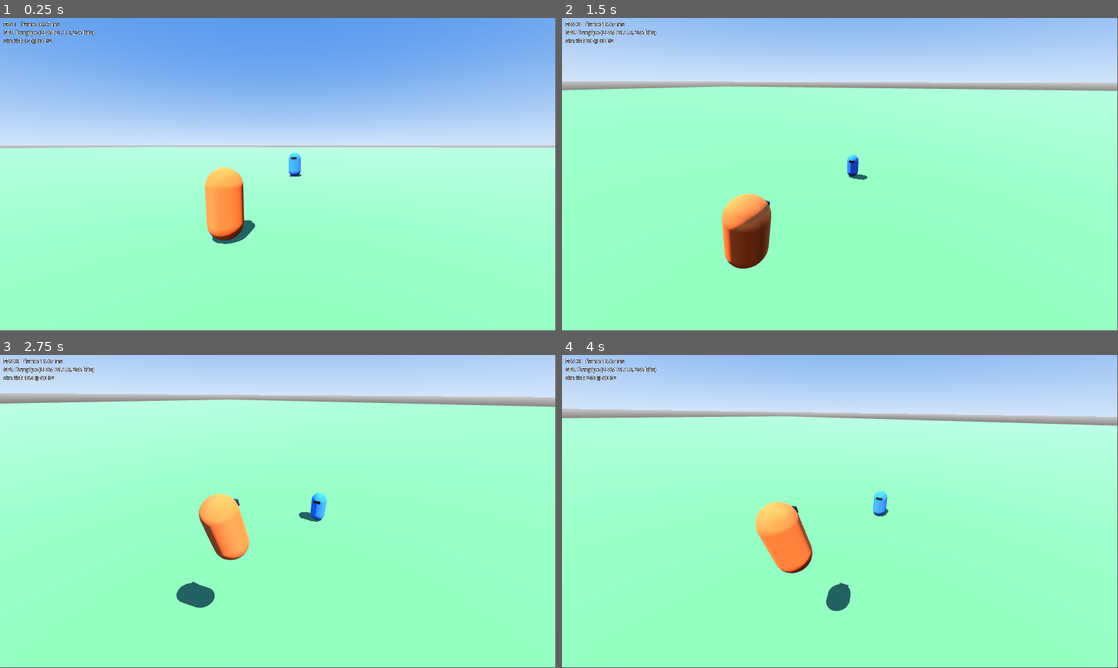
Above: before the commit, frames 1-4 (two rows, left to right).
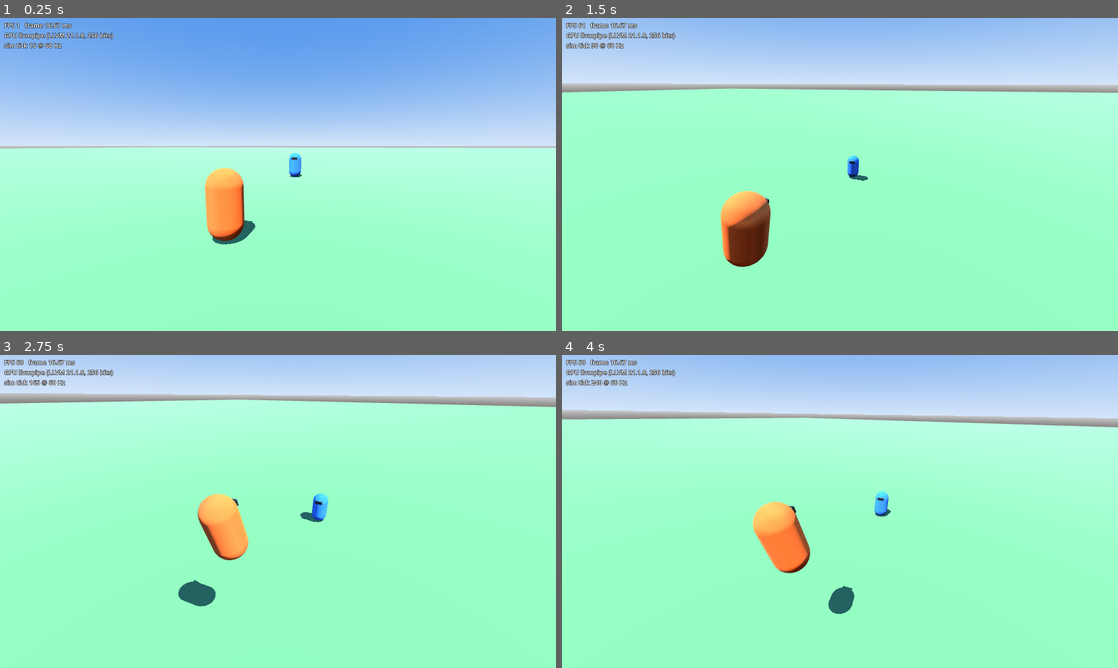
Above: after the commit, the same moments.

Repository: ArnabChatterjee20k/skybreak
Game: Godot game, scene res://game/levels/test_arena.tscn
Two runs of this game, one before a commit and one after it. Both use one fixed random seed, a clock stepped at 60 frames per second and the inputs below.
Inputs (mouse positions are in pixels of both pictures, inside the frame that each line leads up to):
- Up to frame 1 (0.25 s): no input
- Up to frame 2 (1.5 s): tap Enter at 0.5 s; move the mouse to (962, 158) at 0.52 s; hold D (move_right) 0.53-1.28 s; tap Space (ascend) at 0.6 s; click (962, 158) at 0.67 s; move the mouse to (812, 174) at 1.27 s; hold W (move_forward) from 1.28 s (still down); tap E (fighter_block) at 1.35 s
- Up to frame 3 (2.75 s): keep holding W (move_forward); move the mouse to (289, 505) at 2.02 s; tap X (fighter_breaker) at 2.1 s
- Up to frame 4 (4 s): keep holding W (move_forward); move the mouse to (834, 514) at 2.77 s; tap R (fighter_charge) at 2.85 s; click (834, 514) at 2.92 s; move the mouse to (878, 514) at 3.52 s; tap Shift (fighter_dash) at 3.6 s
In our replay, the window is 799x449 before the commit and 800x450 after it. These sizes can differ from the game's own. Grey fills any space a smaller window leaves; there, only what the larger window draws over its background counts as a difference.

The runs differ from the first frame. In frame 1, 1.3% of the frame differs, in the area x 0-100%, y 0-73%; in frame 2, 3.4%, in the area x 0-100%, y 0-81%; in frame 3, 1.4%; in frame 4, 2.5%.

Commit message:
Start windowed so the fullscreen toggle can return to a window (T-110)
On this PC, leaving borderless fullscreen for a window that was never
windowed leaves Godot in exclusive fullscreen at screen size. Starting as a
1600x900 window (size overrides, base size stays 1920x1080) and letting the
saved settings switch to fullscreen in _ready makes the round trip work:
fullscreen 1920x1080 -> windowed 1600x900 at (160, 60) -> fullscreen.

Also files the playtest #1 tasks in TODO.md: T-113 camera distance model,
T-114 shoulder offset, T-115 camera turn limits, T-D01b sim movement fixes,
and updated T-103, T-104 and T-106.

Co-Authored-By: Claude Opus 5.5 <noreply@anthropic.com>

Diff:
--- a/project.godot
+++ b/project.godot
@@ -20,7 +20,9 @@
 
 window/size/viewport_width=1920
 window/size/viewport_height=1080
-window/size/mode=3
+window/size/mode=0
+window/size/window_width_override=1600
+window/size/window_height_override=900
 window/vsync/vsync_mode=1
 
 [physics]
Not shown, changed: TODO.md
